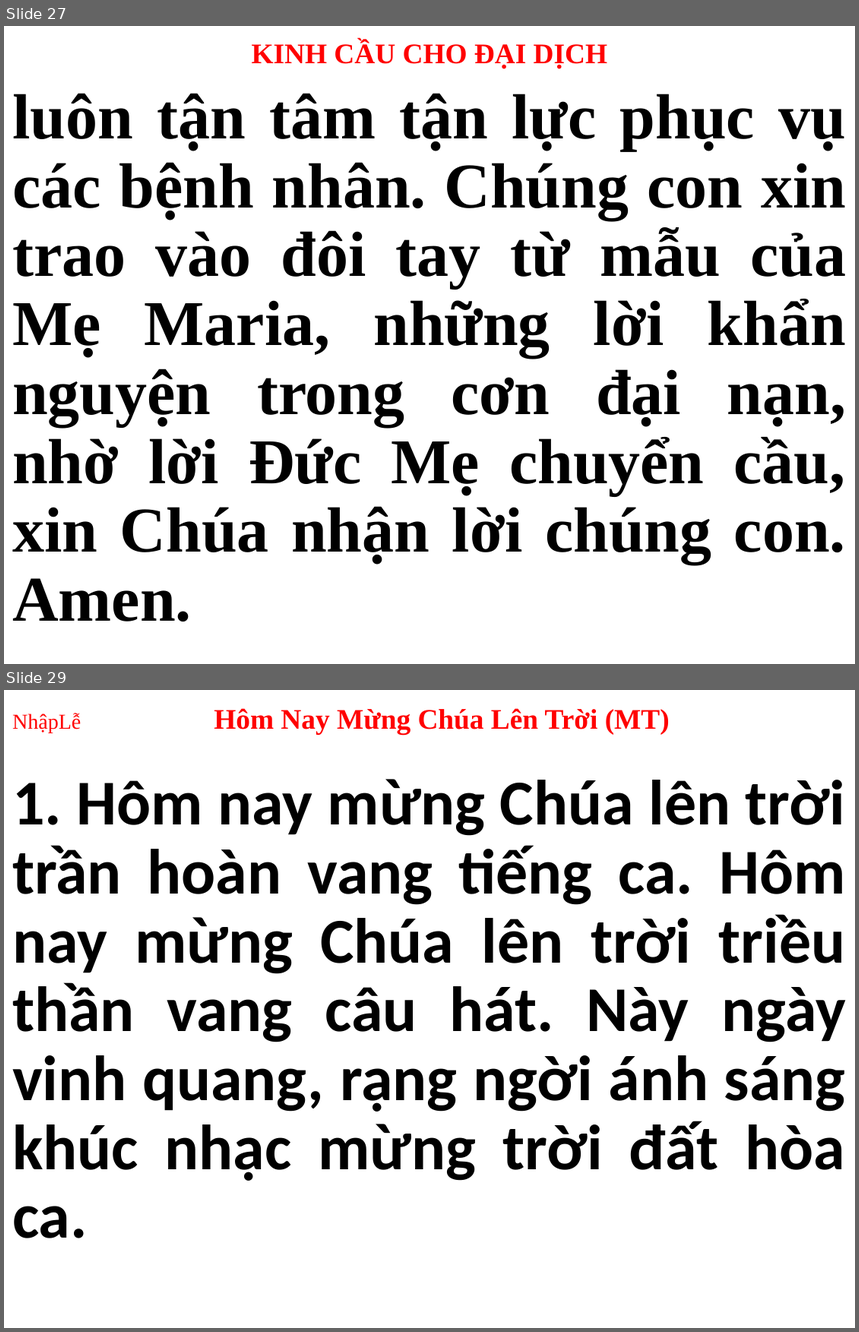
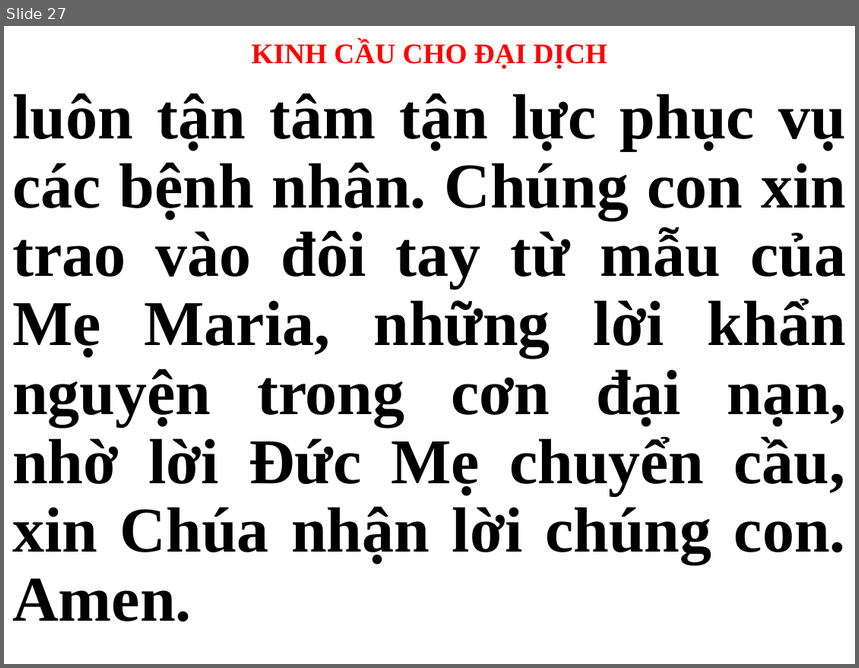
Before and after one commit to peteranh99/usb-songs, a slide deck: CN.pptx. Shown one above the other, each under a label of ours: slides 27 and 29 before the commit, slide 27 after it; the slides between them are not shown. The pictures are 859x1332 and 859x668 pixels, drawn with LibreOffice and Linux fonts; fonts in the diff are those of the drawing. Boxes give left, top, right and bottom in pixels: in the first picture for what was removed or moved away, otherwise in the second. Text is boxed around its words. In the diff, an @@ line names an element or a change of style, - is before the commit and + after.

```diff
--- a/CN.pptx
+++ b/CN.pptx
@@ slide 29 removed at bbox=[4, 690, 855, 1328], background #FFFFFF @@
@@ title removed at bbox=[12, 708, 670, 734] @@
-NhậpLễ Hôm Nay Mừng Chúa Lên Trời (MT)
@@ subtitle removed at bbox=[12, 779, 846, 1239] @@
-1. Hôm nay mừng Chúa lên trời trần hoàn vang tiếng ca. Hôm nay mừng Chúa lên trời triều thần vang câu hát. Này ngày vinh quang, rạng ngời ánh sáng khúc nhạc mừng trời đất hòa ca.
```
Also in this commit, not shown: 28 other slides changed, 53 slides added, 38 other slides removed, 2 other files.
